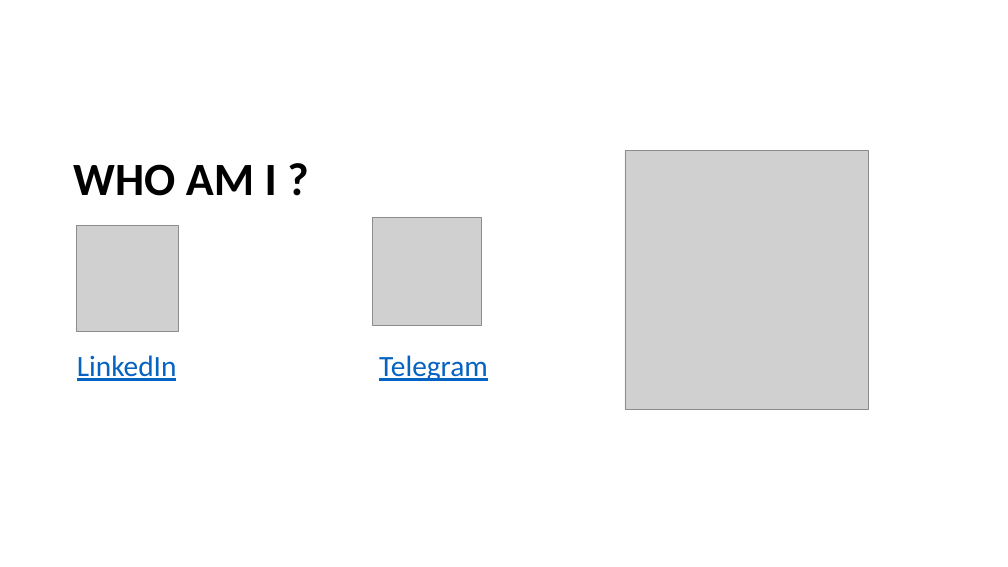
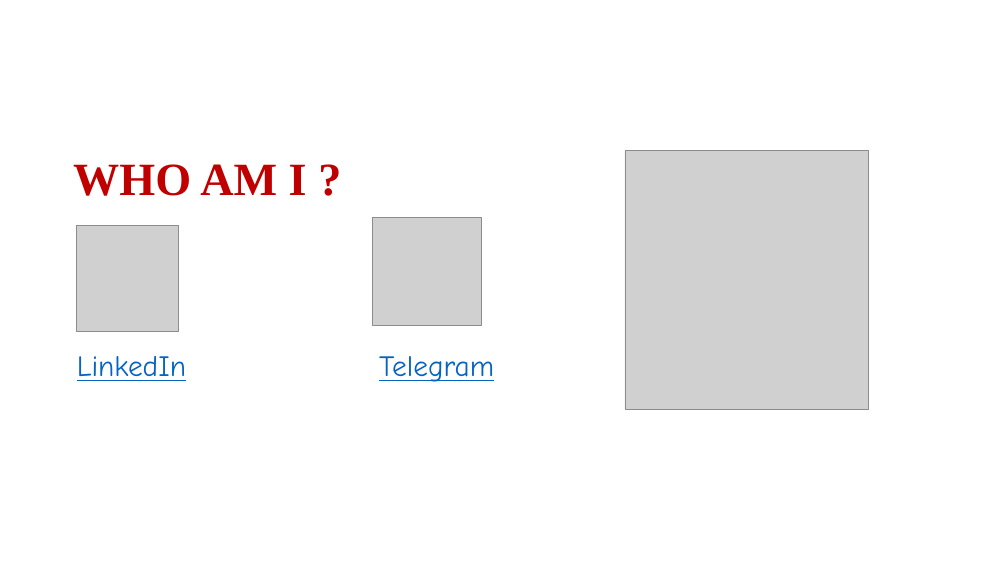
Before and after one commit to abadr99/Arduino_AZEX_24, a slide deck: slide 2 of Workshop_Presentation.pptx. Drawn at 1008x567 pixels with LibreOffice and Linux fonts; fonts in the diff are those of the drawing; grey boxes stand for pictures. Boxes give left, top, right and bottom in pixels: in the first picture for what was removed or moved away, otherwise in the second. Text is boxed around its words. In the diff, an @@ line names an element or a change of style, - is before the commit and + after.

```diff
--- a/Workshop_Presentation.pptx
+++ b/Workshop_Presentation.pptx
@@ title "WHO AM I ?" at (73,164,307,196): font Calibri to Times New Roman, text colour #000000 to #C00000 @@
@@ text "LinkedIn Telegram" at (77,356,494,382): font Calibri to Comic Neue @@
```
Also in this commit, not shown: 27 other slides changed.
